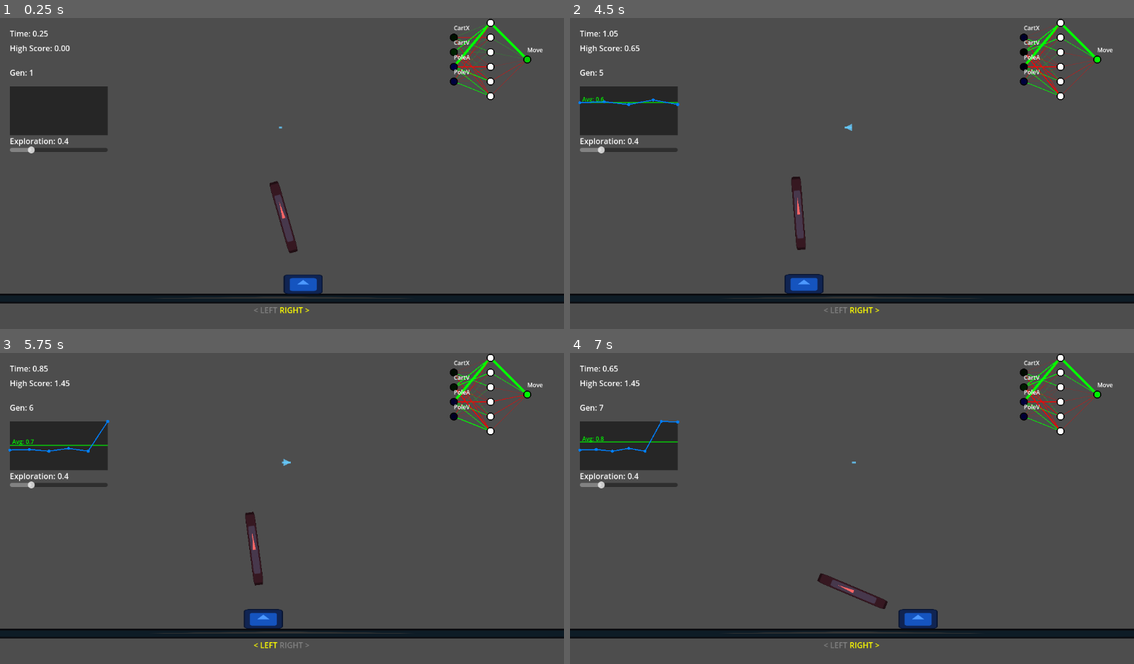
Above: before the commit, frames 1-4 (two rows, left to right).
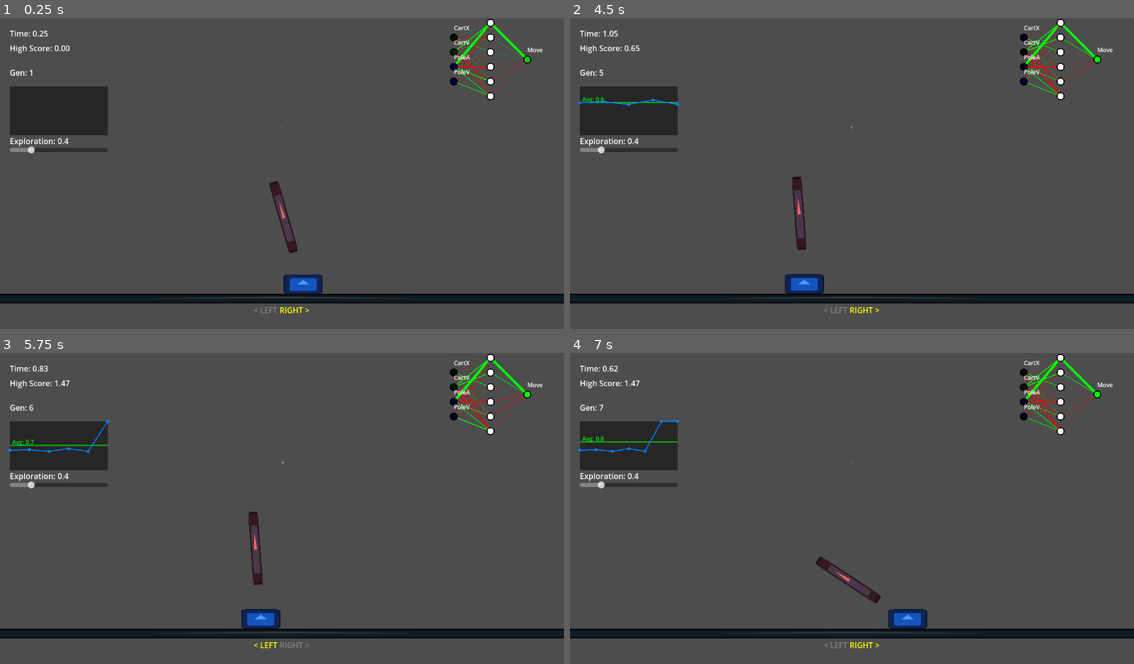
Above: after the commit, the same moments.

Repository: frkatona/Godot_NN_Testing
Game: Godot game, scene res://scenes/main.tscn
Two runs of this game, one before a commit and one after it. Both use one fixed random seed, a clock stepped at 60 frames per second and the inputs below. The engine's default icon, where the game draws it, is replaced by a stand-in: a white triangle on a blue panel in a dark square.
Inputs:
- Up to frame 1 (0.25 s): no input
- Up to frame 2 (4.5 s): tap Enter (ui_accept) at 0.5, 0.77, 1.52, 3.02, 3.77 s; hold Right (ui_right) 0.53-1.28 s; tap T every 0.75 s from 0.6 to 4.35 s; hold Left (ui_left) 1.28-2.03 s; hold Right (ui_right) 2.03-3.53 s; hold Left (ui_left) from 3.53 s (still down)
- Up to frame 3 (5.75 s): keep holding Left (ui_left); tap Enter (ui_accept) at 4.52 s; tap T at 5.1 s
- Up to frame 4 (7 s): release Left (ui_left) at 5.78 s; hold Right (ui_right) from 5.78 s (still down); tap T at 5.85, 6.6 s; tap Enter (ui_accept) at 6.02, 6.77 s

The runs differ from the first frame. In frame 1, less than 0.1% of the frame differs, in the area x 48-52%, y 34-73%; in frame 2, 0.1%; in frame 3, 0.4%; in frame 4, 0.9%, in the area x 1-66%, y 4-89%.

Commit message:
model seems to finds >20 min solution within a few training sessions, updated readme to include successful agent gif

Diff:
--- a/scripts/game_manager.gd
+++ b/scripts/game_manager.gd
@@ -16,7 +16,7 @@
 var label_gen: Label
 
 var wind_noise: FastNoiseLite
-var wind_strength: float = 300.0
+var wind_strength: float = 50.0
 var noise_freq: float = 0.1
 var wind_vis: Node2D
 const WindVisualizerScript = preload("res://scripts/visuals/wind_visualizer.gd")
Binary file added: export/early-gen.gif
Binary file added: export/late-gen.gif
Not shown, changed: pole-demo.gif
Not shown, changed: readme.md
